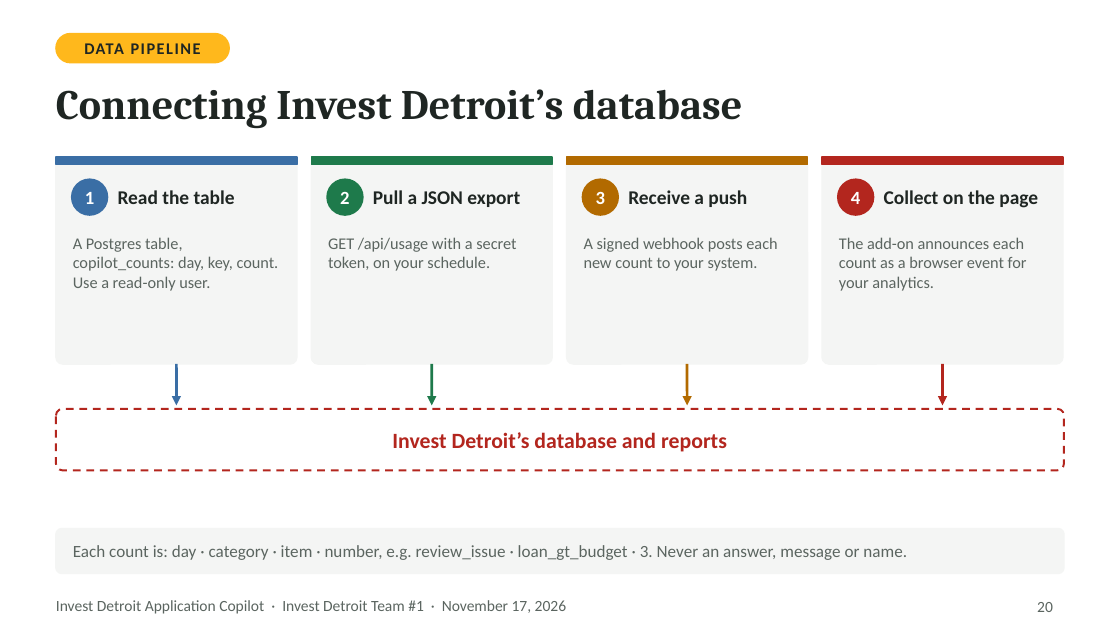
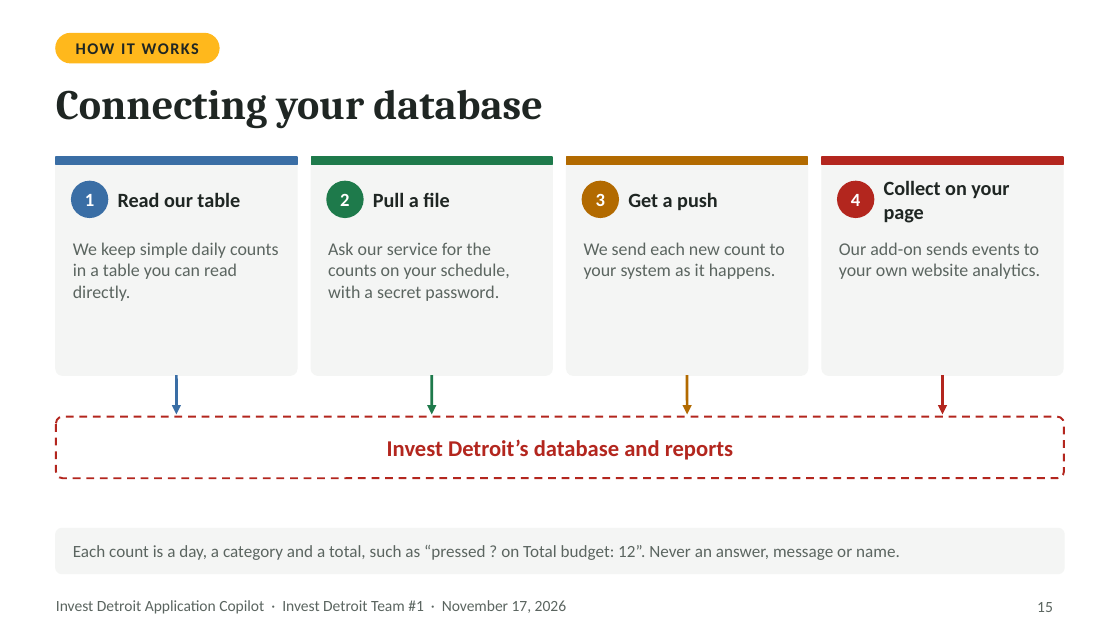
Before and after one commit to Ross-Business-Tech/Invest-Detroit-Project-1, a slide deck: slide 15 of docs/slides/Invest-Detroit-Copilot-Final-Presentation.pptx (slide 20 before the commit). Drawn at 1120x630 pixels with LibreOffice and Linux fonts; fonts in the diff are those of the drawing. Boxes give left, top, right and bottom in pixels: in the first picture for what was removed or moved away, otherwise in the second. Text is boxed around its words. In the diff, an @@ line names an element or a change of style, - is before the commit and + after.

```diff
--- a/docs/slides/Invest-Detroit-Copilot-Final-Presentation.pptx
+++ b/docs/slides/Invest-Detroit-Copilot-Final-Presentation.pptx
@@ rounded rectangle: place and size @@
-rounded rectangle at <box>56,34,230,63</box>
+rounded rectangle at <box>56,34,218,63</box>
@@ text at <box>76,43,199,54</box>: text changed @@
-DATA PIPELINE
+HOW IT WORKS
@@ text at <box>56,90,543,129</box>: text changed @@
-Connecting Invest Detroit’s database
+Connecting your database
@@ rounded rectangle: place and size @@
-rounded rectangle at <box>56,157,297,364</box>
+rounded rectangle at <box>56,157,297,375</box>
@@ rounded rectangle: place and size @@
-rounded rectangle at <box>311,157,552,364</box>
+rounded rectangle at <box>311,157,552,375</box>
@@ rounded rectangle: place and size @@
-rounded rectangle at <box>567,157,808,364</box>
+rounded rectangle at <box>567,157,808,375</box>
@@ proportions changed in 4 elements at <box>56,157,297,375</box>, <box>311,157,552,375</box>, <box>567,157,808,375</box>, <box>822,157,1063,375</box> @@
@@ rounded rectangle: place and size @@
-rounded rectangle at <box>822,157,1063,364</box>
+rounded rectangle at <box>822,157,1063,375</box>
@@ text at <box>118,192,240,207</box>: text changed; size 12.5 to 13 pt @@
-Read the table
+Read our table
@@ text at <box>373,192,449,207</box>: text changed; size 12.5 to 13 pt @@
-Pull a JSON export
+Pull a file
@@ text at <box>628,192,718,210</box>: text changed; size 12.5 to 13 pt @@
-Receive a push
+Get a push
@@ text at <box>884,180,1009,223</box>: text changed; size 12.5 to 13 pt @@
-Collect on the page
+Collect on your page
@@ text at <box>73,242,279,301</box>: text changed; size 10.5 to 11.5 pt @@
-A Postgres table, copilot_counts: day, key, count. Use a read-only user.
+We keep simple daily counts in a table you can read directly.
@@ text at <box>328,242,510,301</box>: text changed; size 10.5 to 11.5 pt @@
-GET /api/usage with a secret token, on your schedule.
+Ask our service for the counts on your schedule, with a secret password.
@@ text at <box>584,242,785,279</box>: text changed; size 10.5 to 11.5 pt @@
-A signed webhook posts each new count to your system.
+We send each new count to your system as it happens.
@@ text at <box>839,242,1040,279</box>: text changed; size 10.5 to 11.5 pt @@
-The add-on announces each count as a browser event for your analytics.
+Our add-on sends events to your own website analytics.
@@ 4 arrows, 1 text, 1 rounded rectangle: place and size @@
-4 arrows, 1 text, 1 rounded rectangle at <box>56,364,1064,470</box>
+4 arrows, 1 text, 1 rounded rectangle at <box>56,375,1064,478</box>
@@ text "Invest Detroit’s database and reports" at <box>387,439,733,460</box>: size 14 to 14.5 pt @@
@@ text at <box>73,545,900,560</box>: text changed @@
-Each count is: day · category · item · number, e.g. review_issue · loan_gt_budget · 3. Never an answer, message or name.
+Each count is a day, a category and a total, such as “pressed ? on Total budget: 12”. Never an answer, message or name.
@@ page number at <box>1037,602,1053,612</box>: text changed @@
-20
+15
```
Also in this commit, not shown: 16 other slides changed, 3 slides added, 14 slides removed, 5 other files.
